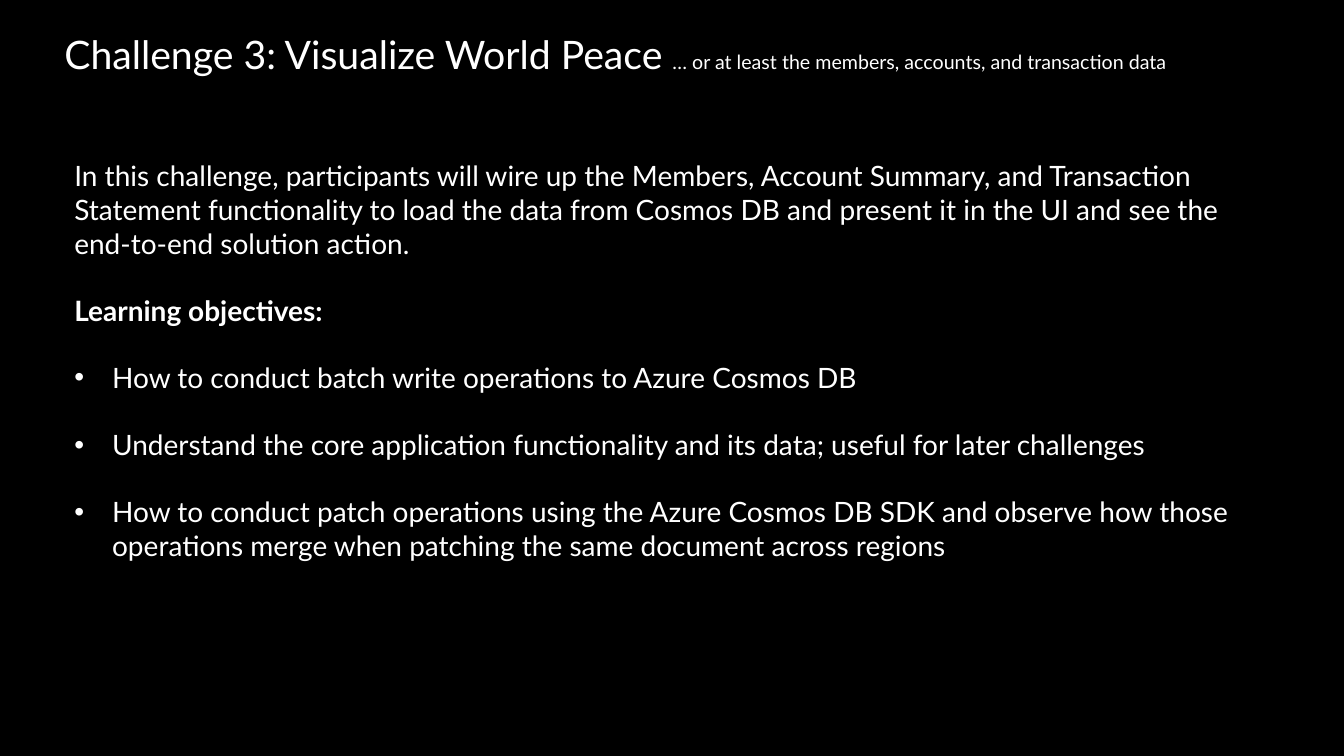
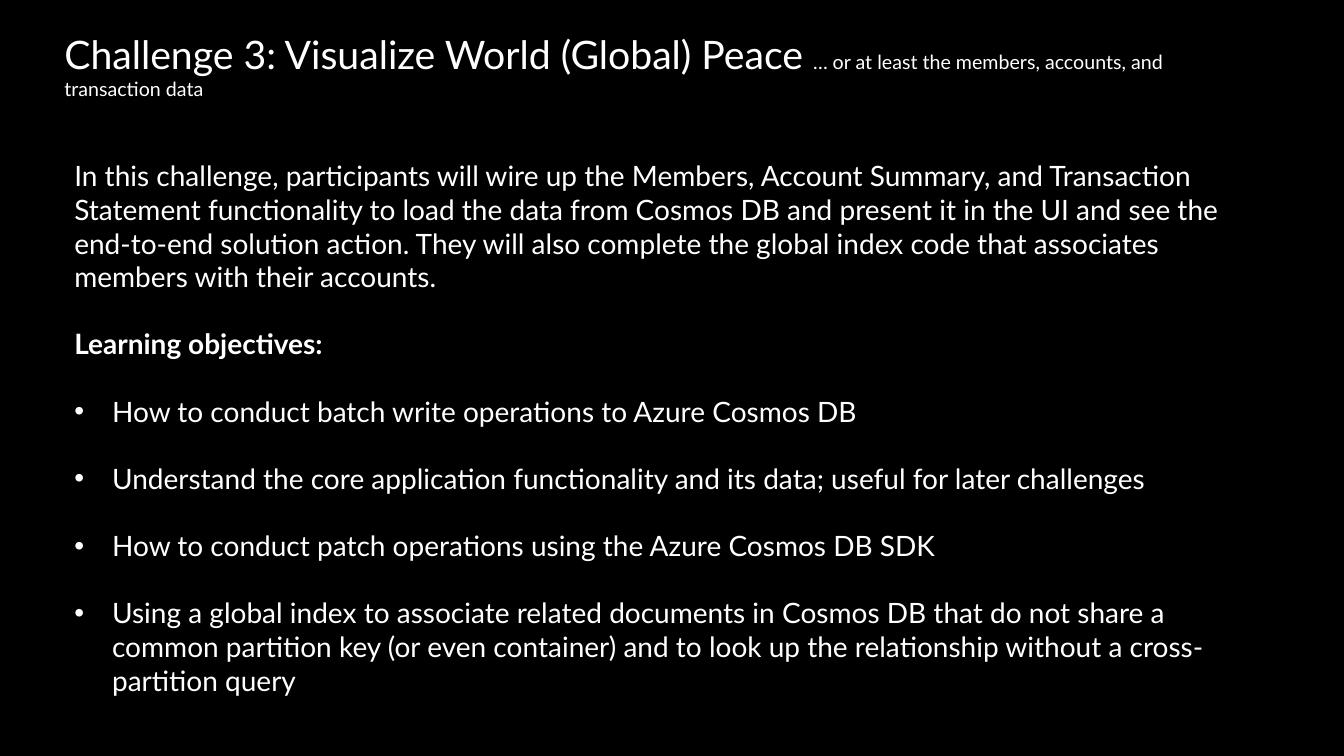
Before and after one commit to joelhulen/Real-Time-Transactions-Hackathon, a slide deck: slide 18 of Cosmos_DB_Payments_Tech_Scenario_Attendee_Coach_Deck.pptx (slide 16 before the commit). Drawn at 1344x756 pixels with LibreOffice and Linux fonts; fonts in the diff are those of the drawing; background and template pictures are left out. Boxes give left, top, right and bottom in pixels: in the first picture for what was removed or moved away, otherwise in the second. Text is boxed around its words. In the diff, an @@ line names an element or a change of style, - is before the commit and + after.

Commit message:
Update slide deck

```diff
--- a/Cosmos_DB_Payments_Tech_Scenario_Attendee_Coach_Deck.pptx
+++ b/Cosmos_DB_Payments_Tech_Scenario_Attendee_Coach_Deck.pptx
@@ title at box(64, 39, 1163, 96): text changed @@
-Challenge 3: Visualize World Peace … or at least the members, accounts, and transaction data
+Challenge 3: Visualize World (Global) Peace … or at least the members, accounts, and transaction data
@@ text at box(74, 165, 1217, 288): text changed @@
-In this challenge, participants will wire up the Members, Account Summary, and Transaction Statement functionality to load the data from Cosmos DB and present it in the UI and see the end-to-end solution action.
+In this challenge, participants will wire up the Members, Account Summary, and Transaction Statement functionality to load the data from Cosmos DB and present it in the UI and see the end-to-end solution action. They will also complete the global index code that associates members with their accounts.
@@ text at box(112, 535, 1204, 696): text changed @@
-• How to conduct patch operations using the Azure Cosmos DB SDK and observe how those operations merge when patching the same document across regions
+• How to conduct patch operations using the Azure Cosmos DB SDK
+• Using a global index to associate related documents in Cosmos DB that do not share a common partition key (or even container) and to look up the relationship without a cross-partition query
```
Also in this commit, not shown: 4 other slides changed, 3 slides added, 1 slide removed.
